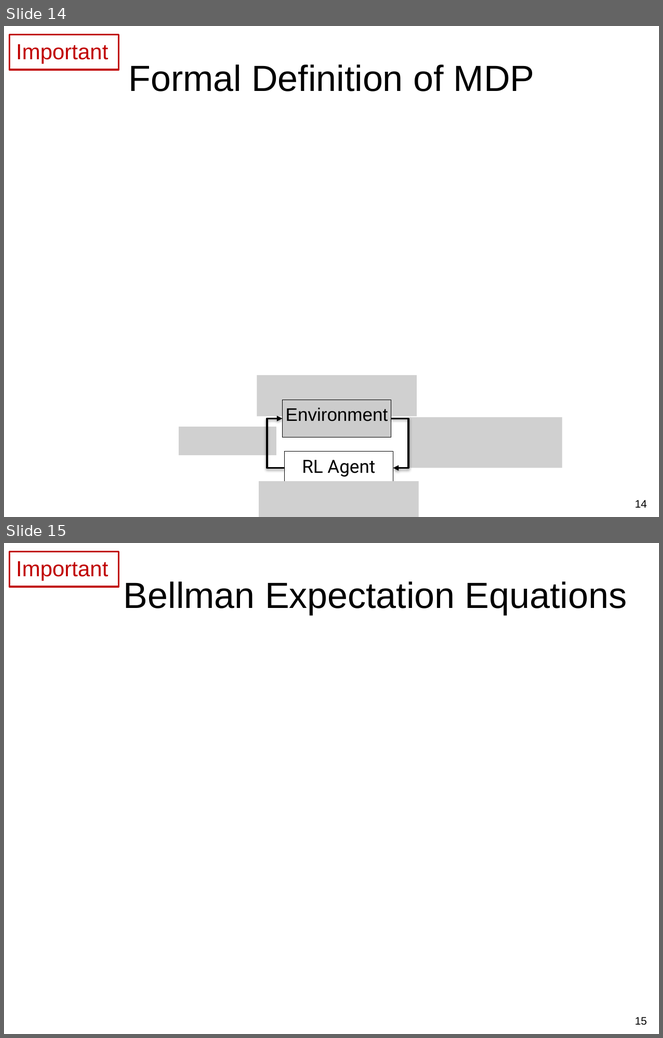
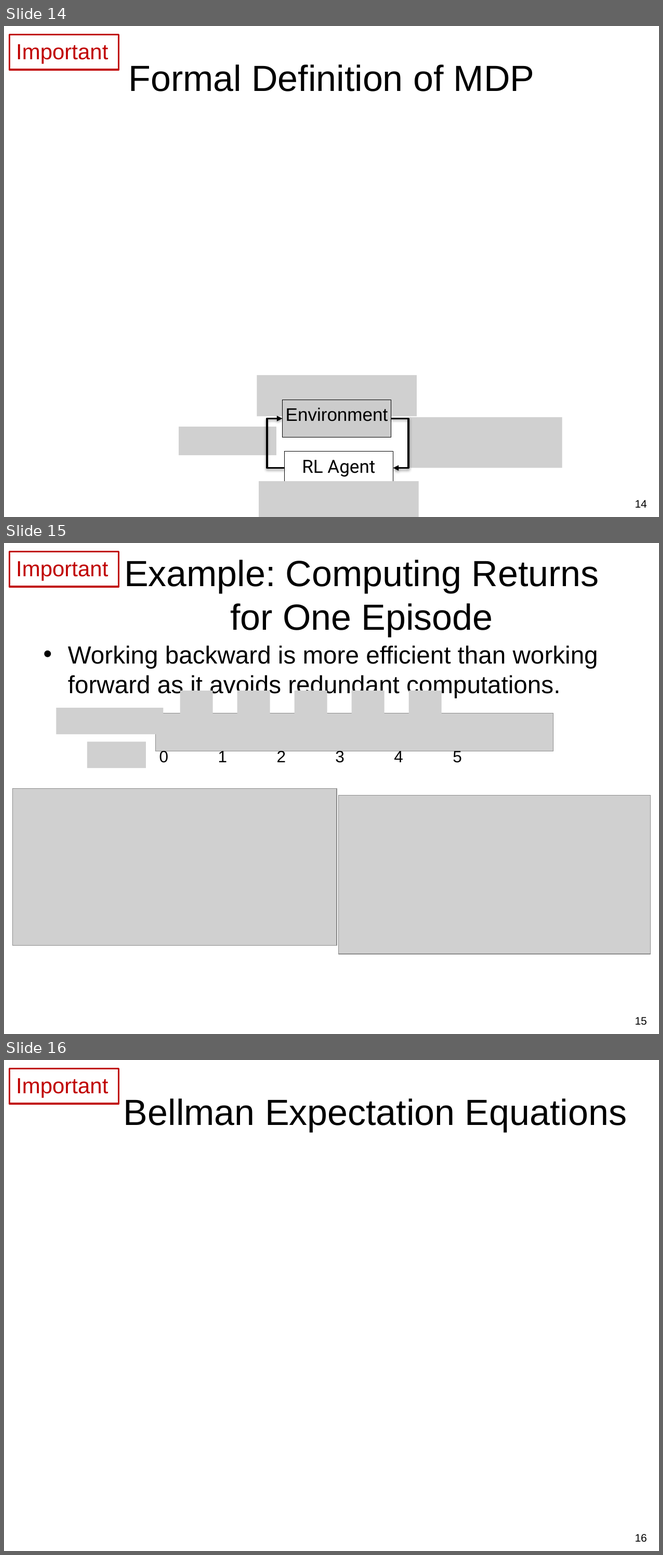
Before and after one commit to guzonghua/saav, a slide deck: PPTs/L7.1 Markov Decision Process.pptx. Shown one above the other, each under a label of ours: slides 14 and 15 before the commit, slides 14, 15 and 16 after it. The pictures are 663x1038 and 663x1555 pixels, drawn with LibreOffice and Linux fonts; fonts in the diff are those of the drawing; grey boxes stand for pictures. Boxes give left, top, right and bottom in pixels: in the first picture for what was removed or moved away, otherwise in the second. Text is boxed around its words. In the diff, an @@ line names an element or a change of style, - is before the commit and + after.

```diff
--- a/PPTs/L7.1 Markov Decision Process.pptx
+++ b/PPTs/L7.1 Markov Decision Process.pptx
@@ slide 15 added at box(4, 543, 659, 1034), background #FFFFFF @@
@@ rectangle added at box(9, 551, 118, 586), outline #C00000 2 pt, 24 pt, text #C00000 @@
+Important
@@ title added at box(124, 560, 599, 637), 40 pt, text #000000 @@
+Example: Computing Returns for One Episode
@@ text added at box(68, 645, 598, 698), 27.2 pt, text #000000 @@
+• Working backward is more efficient than working forward as it avoids redundant computations.
@@ picture added at box(180, 691, 213, 717) @@
@@ picture added at box(237, 691, 270, 717) @@
@@ picture added at box(294, 691, 327, 717) @@
@@ picture added at box(352, 691, 385, 717) @@
@@ picture added at box(409, 691, 442, 717) @@
@@ picture added at box(57, 708, 163, 734) @@
@@ picture added at box(155, 714, 553, 752) @@
@@ picture added at box(87, 742, 146, 768) @@
@@ text added at box(159, 749, 169, 763), 18 pt, text #000000 @@
+0
@@ text added at box(218, 749, 228, 762), 18 pt, text #000000 @@
+1
@@ text added at box(277, 749, 286, 762), 18 pt, text #000000 @@
+2
@@ text added at box(335, 749, 345, 763), 18 pt, text #000000 @@
+3
@@ text added at box(394, 749, 403, 762), 18 pt, text #000000 @@
+4
@@ text added at box(453, 749, 462, 763), 18 pt, text #000000 @@
+5
@@ picture added at box(12, 788, 337, 946) @@
@@ picture added at box(339, 795, 651, 954) @@
@@ page number added at box(635, 1017, 647, 1026), 12 pt, text #000000 @@
+15
@@ what was slide 15 is now slide 16 @@
@@ page number at box(635, 1534, 647, 1543): text changed @@
-15
+16
```
Also in this commit, not shown: 4 other files.
